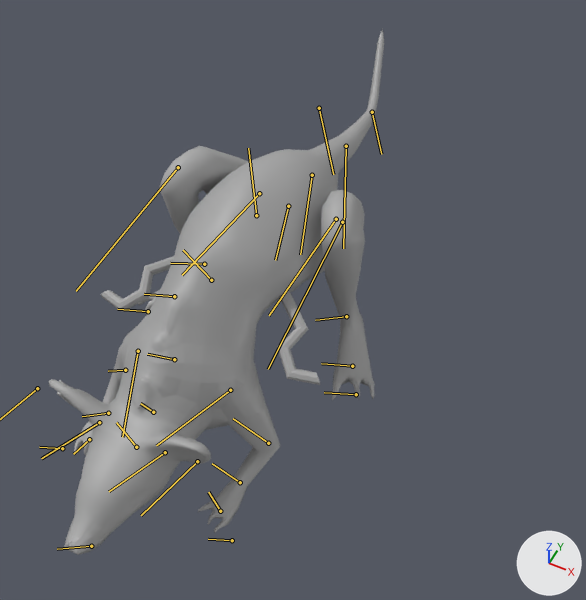
Renders of the FBX model Assets/Models/Characters/Souris/souris_idle.fbx from each side of a commit.
Both versions are drawn from a 50 mm lens placed at (0.171, -0.256, 0.414), pointed at (0.02, 0.046, 0.036). The axes (+X, +Y, +Z) are drawn at lower right. The lights are the same throughout. Both versions are drawn at frame 14 of the action 'idle'; the numbers are the values there. The bones that bend it are drawn over the model as lines.

Objects in the first picture: 'blessure', 'souris'.
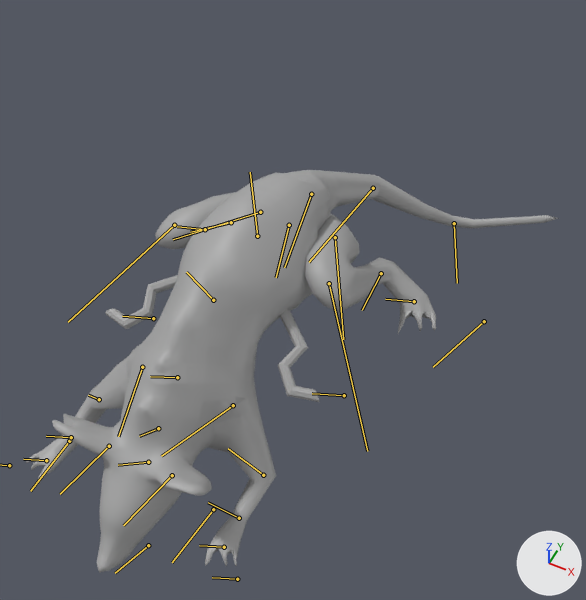
Boxes (x1, y1, x2, y2) around the edits, measured in the pictures (586 x 600 px):
'souris', posed (59% wider, 23% shorter)
    before: (49, 28, 384, 555)
    after: (26, 170, 559, 573)
'blessure', posed
    before: (101, 256, 320, 385)
    after: (105, 275, 320, 402)
bone 'BS_root', root to tip
    before: (288, 206) to (275, 260)
    after: (289, 225) to (276, 277)
bone 'BS_spine_3', root to tip
    before: (174, 359) to (147, 354)
    after: (177, 377) to (150, 376)
bone 'BS_neck', root to tip
    before: (153, 412) to (140, 403)
    after: (158, 428) to (139, 436)
bone 'BS_L_shoulder', root to tip
    before: (230, 390) to (156, 445)
    after: (233, 405) to (161, 456)
bone 'BS_L_elbow', root to tip
    before: (268, 443) to (233, 418)
    after: (263, 475) to (228, 448)
bone 'BS_L_hand', root to tip
    before: (220, 511) to (208, 492)
    after: (224, 547) to (199, 545)
bone 'BS_R_shoulder', root to tip
    before: (138, 351) to (122, 437)
    after: (142, 367) to (118, 436)
bone 'BS_R_elbow', root to tip
    before: (125, 370) to (108, 371)
    after: (99, 399) to (88, 395)
bone 'BS_R_wrist', root to tip
    before: (108, 413) to (82, 416)
    after: (71, 437) to (46, 436)
bone 'BS_R_hand', root to tip
    before: (89, 439) to (73, 454)
    after: (46, 460) to (23, 459)
bone 'BS_tail_1', root to tip
    before: (312, 175) to (300, 254)
    after: (311, 194) to (284, 267)
bone 'BS_tail_2', root to tip
    before: (346, 146) to (343, 248)
    after: (373, 188) to (309, 262)
bone 'BS_tail_3', root to tip
    before: (372, 112) to (381, 154)
    after: (454, 223) to (457, 283)
bone 'BS_L_hips', root to tip
    before: (336, 219) to (269, 315)
    after: (335, 237) to (343, 339)
bone 'BS_L_knee', root to tip
    before: (342, 222) to (268, 369)
    after: (329, 283) to (367, 451)
bone 'BS_L_ball', root to tip
    before: (352, 366) to (321, 363)
    after: (414, 301) to (385, 299)
bone 'BS_R_hips', root to tip
    before: (259, 193) to (182, 275)
    after: (260, 212) to (173, 239)
bone 'BS_R_knee', root to tip
    before: (178, 167) to (76, 291)
    after: (174, 225) to (68, 322)
bone 'BS_R_ball', root to tip
    before: (174, 296) to (144, 294)
    after: (205, 229) to (177, 226)

The change, as a list of edits to the scene's bpy script:
```text
Change bone_bs_root:
    where bone_bs_root = bpy.data.objects['joints01'].pose.bones['BS_root']
    bone_bs_root.location: (-0.16, 0.26, 0.0) -> (-1.0, 1.61, 0.0)
Change bone_bs_spine_3:
    where bone_bs_spine_3 = bpy.data.objects['joints01'].pose.bones['BS_spine_3']  # child of 'BS_spine_2'
    bone_bs_spine_3.rotation_quaternion: (1.0, 0.0, 0.0, 0.025) -> (1.0, 0.0, 0.0, -0.002)  # degrees (0, 0, 3) -> degrees (0, 0, 0)
Change bone_bs_neck:
    where bone_bs_neck = bpy.data.objects['joints01'].pose.bones['BS_neck']  # child of 'BS_spine_3'
    bone_bs_neck.rotation_quaternion: (0.982, 0.0, 0.0, 0.189) -> (1.0, 0.0, 0.0, 0.002)  # degrees (0, 0, 22) -> degrees (0, 0, 0)
Change bone_bs_l_shoulder:
    where bone_bs_l_shoulder = bpy.data.objects['joints01'].pose.bones['BS_L_shoulder']  # child of 'BS_spine_3'
    bone_bs_l_shoulder.rotation_quaternion: (0.947, 0.285, 0.148, -0.03) -> (0.951, 0.158, 0.218, 0.151)  # degrees (34, 17, 2) -> degrees (23, 21, 22)
Change bone_bs_l_elbow:
    where bone_bs_l_elbow = bpy.data.objects['joints01'].pose.bones['BS_L_elbow']  # child of 'BS_L_shoulder'
    bone_bs_l_elbow.rotation_quaternion: (0.999, 0.003, 0.01, 0.032) -> (1.0, -0.001, -0.003, -0.016)  # degrees (0, 1, 4) -> degrees (0, 0, -2)
Change bone_bs_l_hand:
    where bone_bs_l_hand = bpy.data.objects['joints01'].pose.bones['BS_L_hand']  # child of 'BS_L_wrist'
    bone_bs_l_hand.rotation_quaternion: (0.98, -0.101, -0.016, 0.169) -> (0.954, -0.142, -0.154, -0.213)  # degrees (-12, 0, 20) -> degrees (-13, -21, -23)
Change bone_bs_r_shoulder:
    where bone_bs_r_shoulder = bpy.data.objects['joints01'].pose.bones['BS_R_shoulder']  # child of 'BS_spine_3'
    bone_bs_r_shoulder.rotation_quaternion: (0.961, -0.171, -0.167, -0.139) -> (0.935, -0.152, -0.298, 0.116)  # degrees (-18, -22, -13) -> degrees (-25, -31, 21)
Change bone_bs_r_elbow:
    where bone_bs_r_elbow = bpy.data.objects['joints01'].pose.bones['BS_R_elbow']  # child of 'BS_R_shoulder'
    bone_bs_r_elbow.rotation_quaternion: (1.0, -0.015, 0.01, 0.026) -> (0.994, 0.051, -0.019, -0.098)  # degrees (-2, 1, 3) -> degrees (6, -2, -11)
Change bone_bs_r_wrist:
    where bone_bs_r_wrist = bpy.data.objects['joints01'].pose.bones['BS_R_wrist']  # child of 'BS_R_elbow'
    bone_bs_r_wrist.rotation_quaternion: (1.0, -0.011, 0.008, 0.006) -> (1.0, 0.015, 0.005, -0.021)  # degrees (-1, 1, 1) -> degrees (2, 1, -2)
Change bone_bs_r_hand:
    where bone_bs_r_hand = bpy.data.objects['joints01'].pose.bones['BS_R_hand']  # child of 'BS_R_wrist'
    bone_bs_r_hand.rotation_quaternion: (0.951, 0.037, 0.175, -0.251) -> (0.956, 0.236, 0.077, 0.159)  # degrees (-1, 21, -30) -> degrees (28, 4, 20)
Change bone_bs_tail_1:
    where bone_bs_tail_1 = bpy.data.objects['joints01'].pose.bones['BS_tail_1']  # child of 'BS_root'
    bone_bs_tail_1.rotation_quaternion: (0.998, -0.003, -0.006, -0.059) -> (0.973, 0.089, 0.213, -0.002)  # degrees (0, -1, -7) -> degrees (11, 25, 2)
Change bone_bs_tail_2:
    where bone_bs_tail_2 = bpy.data.objects['joints01'].pose.bones['BS_tail_2']  # child of 'BS_tail_1'
    bone_bs_tail_2.rotation_quaternion: (0.991, -0.074, -0.054, -0.1) -> (0.973, 0.13, 0.191, -0.002)  # degrees (-8, -7, -11) -> degrees (16, 22, 3)
Change bone_bs_tail_3:
    where bone_bs_tail_3 = bpy.data.objects['joints01'].pose.bones['BS_tail_3']  # child of 'BS_tail_2'
    bone_bs_tail_3.rotation_quaternion: (0.995, -0.001, -0.043, -0.089) -> (0.983, 0.022, 0.148, -0.108)  # degrees (0, -5, -10) -> degrees (1, 17, -12)
Change bone_bs_l_hips:
    where bone_bs_l_hips = bpy.data.objects['joints01'].pose.bones['BS_L_hips']  # child of 'BS_root'
    bone_bs_l_hips.rotation_quaternion: (0.999, 0.04, 0.017, -0.014) -> (0.917, 0.373, 0.007, 0.143)  # degrees (5, 2, -2) -> degrees (44, -5, 16)
Change bone_bs_l_knee:
    where bone_bs_l_knee = bpy.data.objects['joints01'].pose.bones['BS_L_knee']  # child of 'BS_L_hips'
    bone_bs_l_knee.rotation_quaternion: (1.0, 0.0, -0.007, -0.012) -> (0.99, -0.008, -0.066, -0.121)  # degrees (0, -1, -1) -> degrees (0, -8, -14)
Change bone_bs_l_ball:
    where bone_bs_l_ball = bpy.data.objects['joints01'].pose.bones['BS_L_ball']  # child of 'BS_L_ankle'
    bone_bs_l_ball.rotation_quaternion: (0.999, -0.03, -0.016, 0.024) -> (0.893, -0.305, 0.141, 0.298)  # degrees (-3, -2, 3) -> degrees (-31, 26, 30)
Change bone_bs_r_hips:
    where bone_bs_r_hips = bpy.data.objects['joints01'].pose.bones['BS_R_hips']  # child of 'BS_root'
    bone_bs_r_hips.rotation_quaternion: (0.999, -0.042, -0.026, 0.008) -> (0.917, -0.198, -0.194, 0.286)  # degrees (-5, -3, 1) -> degrees (-29, -14, 38)
Change bone_bs_r_knee:
    where bone_bs_r_knee = bpy.data.objects['joints01'].pose.bones['BS_R_knee']  # child of 'BS_R_hips'
    bone_bs_r_knee.rotation_quaternion: (1.0, -0.001, 0.006, -0.011) -> (0.99, -0.007, 0.066, -0.121)  # degrees (0, 1, -1) -> degrees (-2, 7, -14)
Change bone_bs_r_ball:
    where bone_bs_r_ball = bpy.data.objects['joints01'].pose.bones['BS_R_ball']  # child of 'BS_R_ankle'
    bone_bs_r_ball.rotation_quaternion: (0.999, 0.028, 0.035, -0.012) -> (0.897, -0.024, 0.427, -0.109)  # degrees (3, 4, -1) -> degrees (-12, 50, -19)
```
